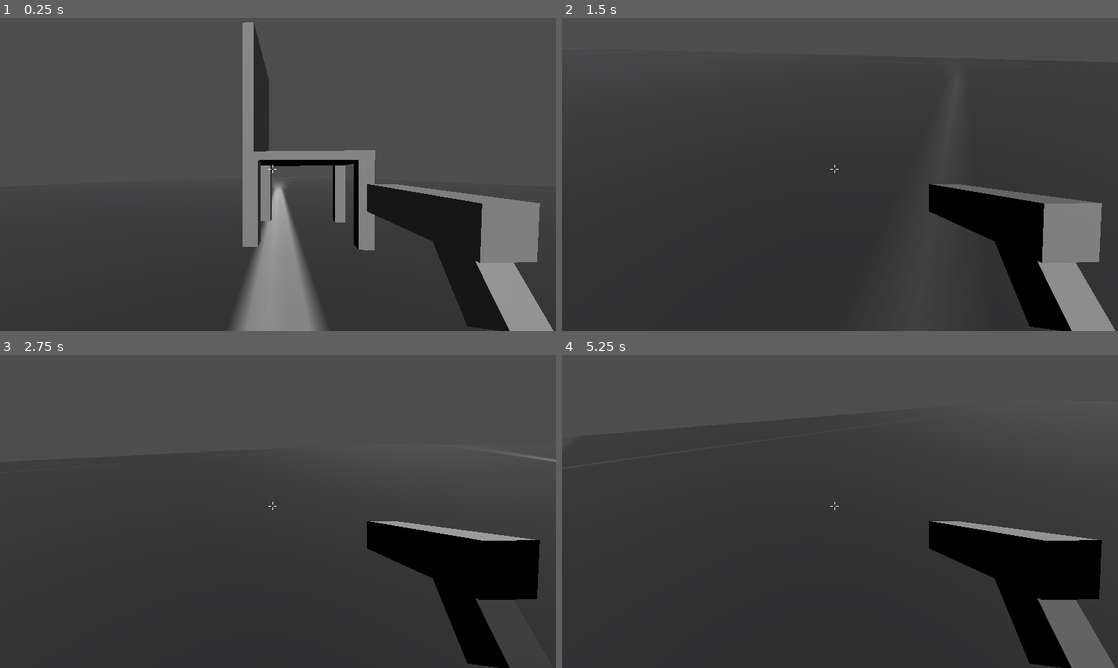
Above: before the commit, frames 1-4 (two rows, left to right).
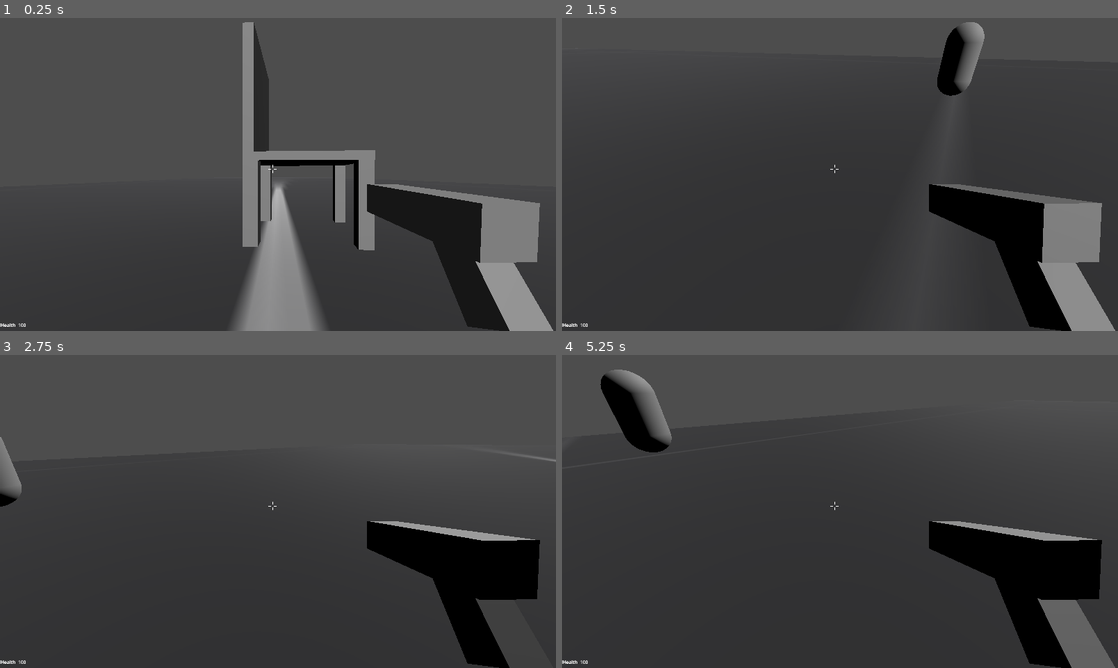
Above: after the commit, the same moments.

Repository: LeoGoder/PropHunt
Game: Godot game, scene res://Scene/scene_proto.tscn
Two runs of this game, one before a commit and one after it. Both use one fixed random seed, a clock stepped at 60 frames per second and the inputs below. The project has no main scene, so this scene is started directly.
Inputs (mouse positions are in pixels of both pictures, inside the frame that each line leads up to):
- Up to frame 1 (0.25 s): no input
- Up to frame 2 (1.5 s): tap Enter (ui_accept) at 0.5, 0.77 s; move the mouse to (962, 158) at 0.52 s; hold D (Droite) 0.53-1.28 s; click (962, 158) at 0.6 s; tap E (Transfo) at 0.8, 1.35 s; move the mouse to (812, 174) at 1.27 s; hold W (Avancer) from 1.28 s (still down)
- Up to frame 3 (2.75 s): keep holding W (Avancer); tap Enter (ui_accept) at 1.52, 2 s; click (250, 511) at 1.55 s; move the mouse to (289, 505) at 2.02 s; tap S (Reculer) at 2.1 s; tap E (Transfo) at 2.3 s
- Up to frame 4 (5.25 s): keep holding W (Avancer); tap Enter (ui_accept) at 2.75, 3.02, 3.5, 3.77, 4.52, 5 s; move the mouse to (834, 517) at 2.77 s; click (834, 517) at 2.85 s; move the mouse to (878, 514) at 3.52 s; tap E (Transfo) at 3.6, 5.1 s; move the mouse to (795, 508) at 4.27 s; click (795, 508) at 4.35 s; move the mouse to (845, 511) at 5.02 s

The runs differ from the first frame. In frame 1, less than 0.1% of the frame differs, in the area x 0-5%, y 97-99%; in frame 2, 1.1%; in frame 3, 0.5%; in frame 4, 1.7%, in the area x 0-20%, y 4-99%.

Commit message:
Health and damage system create
add health for hideur and hunter and takedamage function

Diff:
--- a/Scene/Hideur.tscn
+++ b/Scene/Hideur.tscn
@@ -1,8 +1,9 @@
-[gd_scene load_steps=6 format=3 uid="uid://ojucgnl0lj5a"]
+[gd_scene load_steps=7 format=3 uid="uid://ojucgnl0lj5a"]
 
 [ext_resource type="Script" path="res://Script/player.gd" id="1_drtsh"]
 [ext_resource type="Script" path="res://Script/RayCast3D.gd" id="2_aqc6d"]
 [ext_resource type="PackedScene" uid="uid://dyjit4avwoxa1" path="res://Scene/camera_fps.tscn" id="3_btvf8"]
+[ext_resource type="PackedScene" uid="uid://btwg7h1g7se15" path="res://Scene/user_interface.tscn" id="4_cv738"]
 
 [sub_resource type="CapsuleMesh" id="CapsuleMesh_sthau"]
 
@@ -30,3 +31,6 @@
 [node name="CameraFPS" parent="neck" instance=ExtResource("3_btvf8")]
 unique_name_in_owner = true
 transform = Transform3D(1, 0, 0, 0, 1, 0, 0, 0, 1, 0, 0.5, 0)
+visible = false
+
+[node name="UserInterface" parent="." instance=ExtResource("4_cv738")]
--- a/Scene/bullet.tscn
+++ b/Scene/bullet.tscn
@@ -13,6 +13,8 @@
 data = PackedVector3Array(-0.2512, 0.1227, -1, 0.2512, 0.1227, -1, -0.2512, 0.1227, 1, -0.2512, 0.1227, 1, 0.2512, 0.12 …(644 unchanged characters)…
 
 [node name="Bullet" type="Area3D"]
+collision_layer = 7
+collision_mask = 7
 script = ExtResource("1_rrj3c")
 
 [node name="Bullet" type="MeshInstance3D" parent="."]
@@ -24,3 +26,5 @@
 
 [node name="RayCast3D" type="RayCast3D" parent="."]
 target_position = Vector3(0, 0, -0.6)
+
+[connection signal="body_entered" from="." to="." method="_on_body_entered"]
--- a/Scene/scene_proto.tscn
+++ b/Scene/scene_proto.tscn
@@ -1,9 +1,10 @@
-[gd_scene load_steps=5 format=3 uid="uid://dhdr82rw0umpm"]
+[gd_scene load_steps=6 format=3 uid="uid://dhdr82rw0umpm"]
 
 [ext_resource type="PackedScene" uid="uid://ceaf2yk028r7a" path="res://Scene/map_proto.tscn" id="1_ndy47"]
 [ext_resource type="Script" path="res://Script/SceneProto.gd" id="1_y7xfp"]
 [ext_resource type="PackedScene" uid="uid://dl80lt3566yj5" path="res://Scene/ChaiseTest.tscn" id="4_fcpwv"]
 [ext_resource type="PackedScene" uid="uid://b0va6yynamgdu" path="res://Scene/hunter.tscn" id="5_4o7sd"]
+[ext_resource type="PackedScene" uid="uid://ojucgnl0lj5a" path="res://Scene/Hideur.tscn" id="5_uo8lt"]
 
 [node name="SceneProto" type="Node3D"]
 script = ExtResource("1_y7xfp")
@@ -19,3 +20,6 @@
 
 [node name="Hunter" parent="." instance=ExtResource("5_4o7sd")]
 transform = Transform3D(1, 0, 0, 0, 1, 0, 0, 0, 1, 0, 1.74762, 0)
+
+[node name="Hideur" parent="." instance=ExtResource("5_uo8lt")]
+transform = Transform3D(1, 0, 0, 0, 1, 0, 0, 0, 1, 8.16405, 1.88431, 0)
--- a/Scene/user_interface.tscn
+++ b/Scene/user_interface.tscn
@@ -41,3 +41,19 @@
 [node name="Left" type="Line2D" parent="Reticle"]
 points = PackedVector2Array(-5, 0, -15, 0)
 width = 2.0
+
+[node name="BoxContainer" type="BoxContainer" parent="."]
+layout_mode = 1
+anchors_preset = 2
+anchor_top = 1.0
+anchor_bottom = 1.0
+offset_top = -40.0
+offset_right = 40.0
+grow_vertical = 0
+
+[node name="Health" type="Label" parent="BoxContainer"]
+layout_mode = 2
+text = "Health "
+
+[node name="CurrentHealth" type="Label" parent="BoxContainer"]
+layout_mode = 2
--- a/Script/bullet.gd
+++ b/Script/bullet.gd
@@ -1,6 +1,8 @@
 extends Area3D
 
-var travelled_distance = 0
+var travelled_distance = 0.0
+var range = 1200.0
+var damage = 25.0
 const SPEED = 1000.0
 
 @onready var mesh = $Bullet
@@ -8,3 +10,14 @@
 
 func _physics_process(delta):
 	position += transform.basis * Vector3(0,0, -SPEED) * delta
+	travelled_distance += SPEED * delta
+	if travelled_distance > range:
+		queue_free()
+
+
+
+
+func _on_body_entered(body):
+	queue_free()
+	if body.has_method("TakeDamage"):
+		body.TakeDamage(damage)
--- a/Script/hunter.gd
+++ b/Script/hunter.gd
@@ -4,13 +4,17 @@
 const SPEED = 5.0
 const JUMP_VELOCITY = 4.5
 var push_force = 5
+var health = 100.0
 
 @onready var neck = %neck
 @onready var cam = %CameraFPS
 @onready var gun_barrel = $neck/CameraFPS/ProtoGun/RayCast3D
+@onready var labelCurrentHealth = $UserInterface/BoxContainer/CurrentHealth
 
 # Get the gravity from the project settings to be synced with RigidBody nodes.
 var gravity = ProjectSettings.get_setting("physics/3d/default_gravity")
+
+
 
 func _unhandled_input(event):
 	if event is InputEventMouseButton:
@@ -26,6 +30,7 @@
 
 func _physics_process(delta):
 	move(delta)
+	labelCurrentHealth.text = str(health)
 	if Input.is_action_just_pressed("Shoot"):
 		Shoot()
 
--- a/Script/player.gd
+++ b/Script/player.gd
@@ -4,9 +4,11 @@
 const SPEED = 5.0
 const JUMP_VELOCITY = 4.5
 var push_force = 5
+var health = 100.0
 
 @onready var neck = %neck
 @onready var cam = %CameraFPS
+@onready var labelCurrentHealth = $UserInterface/BoxContainer/CurrentHealth
 
 # Get the gravity from the project settings to be synced with RigidBody nodes.
 var gravity = ProjectSettings.get_setting("physics/3d/default_gravity")
@@ -57,3 +59,9 @@
 func ChangePlayer():
 	$"..".ChangeThePlayer(global_position)
 	queue_free()
+
+func TakeDamage(Ammount):
+	health -= Ammount
+
+	if health <= 0 :
+		queue_free()
--- a/Script/proto_gun.gd
+++ b/Script/proto_gun.gd
@@ -1,15 +1 @@
 extends Node3D
-
-
-
-#func _physics_process(delta):
-	#if Input.is_action_just_pressed("Shoot"):
-		#Shoot()
-
-#func Shoot():
-	#const BULLET = preload("res://Scene/bullet.tscn")
-	#var newBullet = BULLET.instantiate()
-	#newBullet.position = %RayCast3D.global_position
-	#newBullet.global_rotation = %RayCast3D.global_rotation
-	#newBullet.transform.basis = %RayCast3D.global_transform.basis
-	#get_parent().add_child(newBullet)
